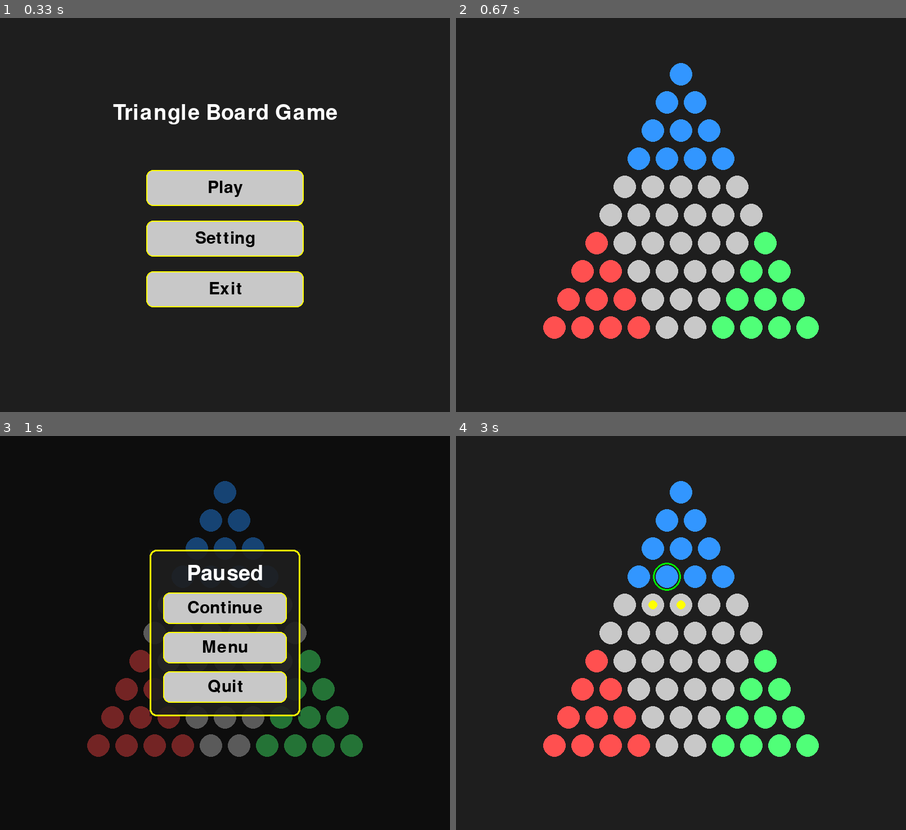
Above: before the commit, frames 1-4 (two rows, left to right).
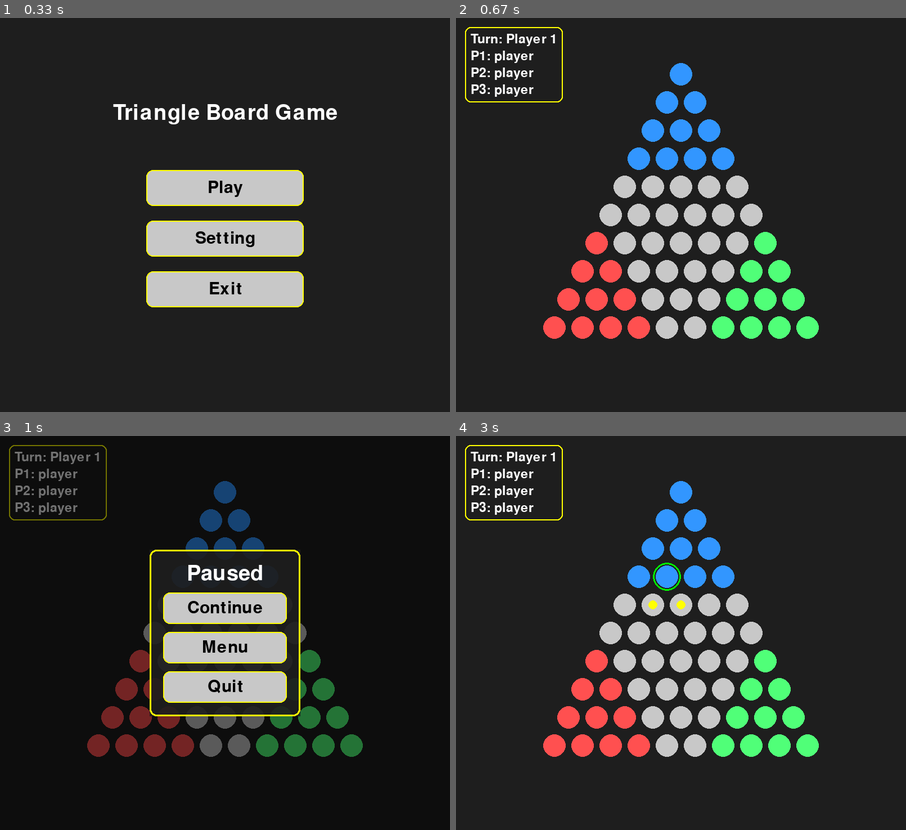
Above: after the commit, the same moments.

Repository: dinhhhiuu/Tri-Checker
Game: pygame game, started from main.py
Same seed, same stepped clock (60 frames per second), same inputs: the game is played once before the commit and once after it.
Inputs (mouse positions are in pixels of both pictures, inside the frame that each line leads up to):
- Up to frame 1 (0.33 s): no input
- Up to frame 2 (0.67 s): click "Play" at 0.38 s
- Up to frame 3 (1 s): tap Esc at 0.67 s
- Up to frame 4 (3 s): click "Continue" at 1.05 s; click (514, 455) at 1.38 s, where only the run after the commit has a clickable "Turn: Player 1"; click (667, 566) at 2.72 s

Frame 1 is identical in both runs. In frame 2, 0.9% of the frame differs, in the area x 2-24%, y 2-22%; in frame 3, 0.8%; in frame 4, 0.9%.

Commit message:
feat: displays the current game session and the selected mode.

Diff:
--- a/main.py
+++ b/main.py
@@ -6,7 +6,7 @@
 from src.core.utils import next_player
 
 from src.ui.config import WIDTH, HEIGHT, MODES
-from src.ui.pygame_renderer import get_cell_from_mouse, draw, draw_winner, draw_menu, draw_settings, draw_pause
+from src.ui.pygame_renderer import get_cell_from_mouse, draw, draw_winner, draw_menu, draw_settings, draw_pause, draw_hud
 
 from src.ai.random_ai import choose_random_move
 from src.ai.minimax_ai import choose_minimax_move
@@ -199,6 +199,7 @@
         # state == 'game'
         if paused:
             draw(screen, board, selected, valid_moves, flip=False)
+            draw_hud(screen, player_modes, turn)
             pause_continue_rect, pause_menu_rect, pause_quit_rect = draw_pause(screen, flip=False)
             pygame.display.flip()
             clock.tick(60)
@@ -244,6 +245,7 @@
                 turn = next_player(turn)
 
         draw(screen, board, selected, valid_moves, flip=False)
+        draw_hud(screen, player_modes, turn)
         if game_over and winner:
             win_restart_rect, win_menu_rect = draw_winner(screen, winner, flip=False)
         pygame.display.flip()
--- a/src/ui/pygame_renderer.py
+++ b/src/ui/pygame_renderer.py
@@ -214,3 +214,38 @@
 
     if flip:
         pygame.display.flip()
+
+
+def draw_hud(screen, player_modes, turn: int, *, flip: bool = False) -> None:
+    """Draw current turn + player modes (top-left)."""
+
+    _title_font, _btn_font, small_font = _get_menu_fonts()
+
+    lines = [
+        f"Turn: Player {turn}",
+        f"P1: {player_modes.get(1, 'player')}",
+        f"P2: {player_modes.get(2, 'player')}",
+        f"P3: {player_modes.get(3, 'player')}",
+    ]
+
+    rendered = [small_font.render(line, True, (255, 255, 255)) for line in lines]
+
+    pad = 10
+    gap = 6
+    w = max(s.get_width() for s in rendered) + pad * 2
+    h = sum(s.get_height() for s in rendered) + gap * (len(rendered) - 1) + pad * 2
+
+    rect = pygame.Rect(16, 16, w, h)
+
+    panel = pygame.Surface(rect.size, pygame.SRCALPHA)
+    panel.fill((30, 30, 30, 200))
+    screen.blit(panel, rect.topleft)
+    pygame.draw.rect(screen, (255, 255, 0), rect, 2, border_radius=10)
+
+    y = rect.top + pad
+    for surf in rendered:
+        screen.blit(surf, (rect.left + pad, y))
+        y += surf.get_height() + gap
+
+    if flip:
+        pygame.display.flip()
